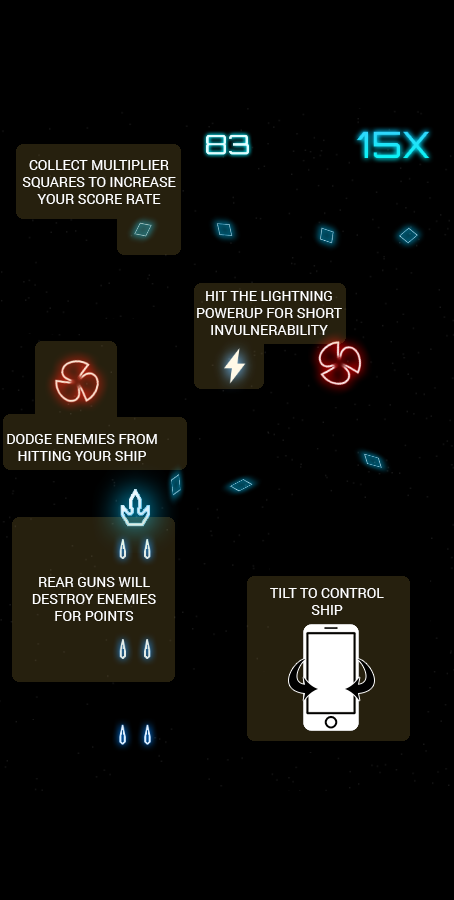
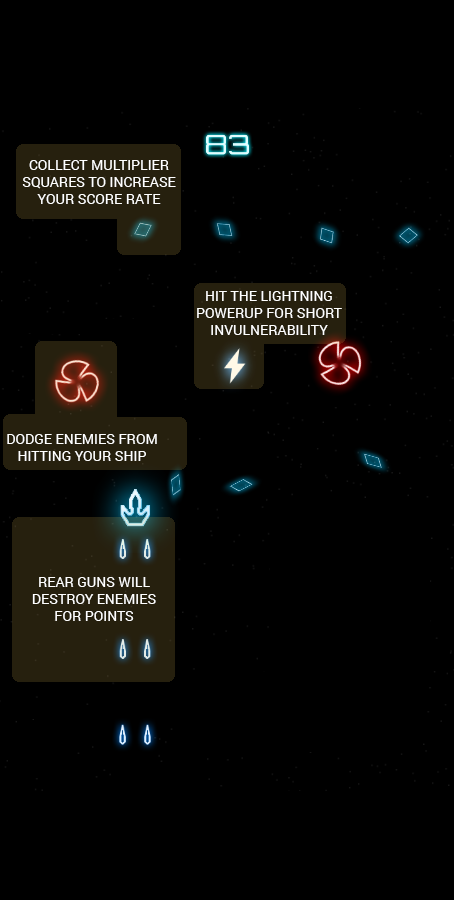
The second (454, 900) image is a revision of the first. Changes to its layers:
removed layer "TILT TO CONTROL SHIP" over [270, 588, 384, 615]
removed layer "Shape 1 copy" over [345, 659, 374, 701]
removed layer "Shape 1" over [289, 659, 318, 701]
removed layer "Layer 4" over [303, 624, 359, 731]
removed layer "Layer 2 copy 4" (was 15%) over [247, 576, 410, 741]
painted on "Layer 1" over [348, 118, 434, 178]
